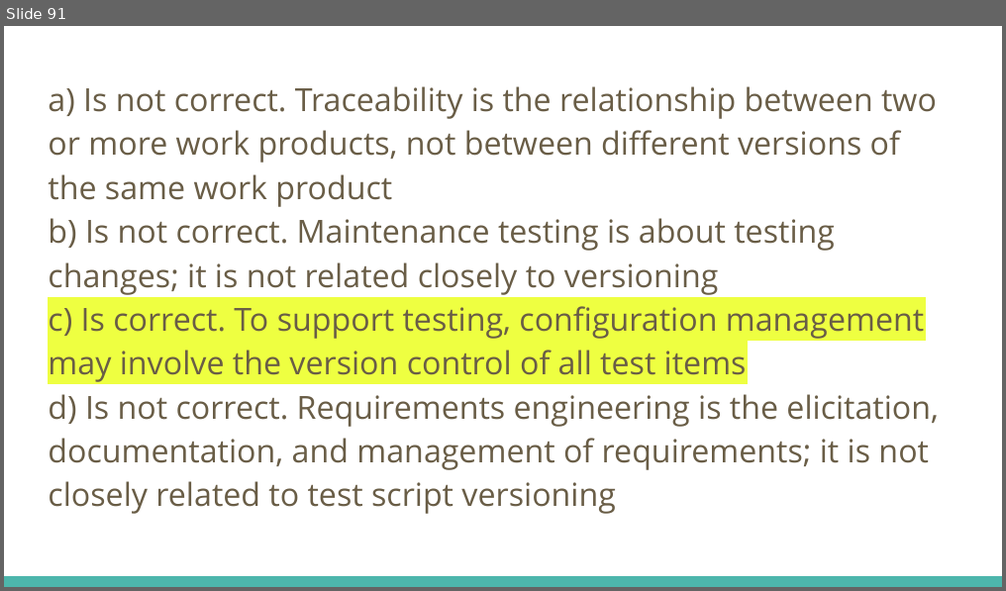
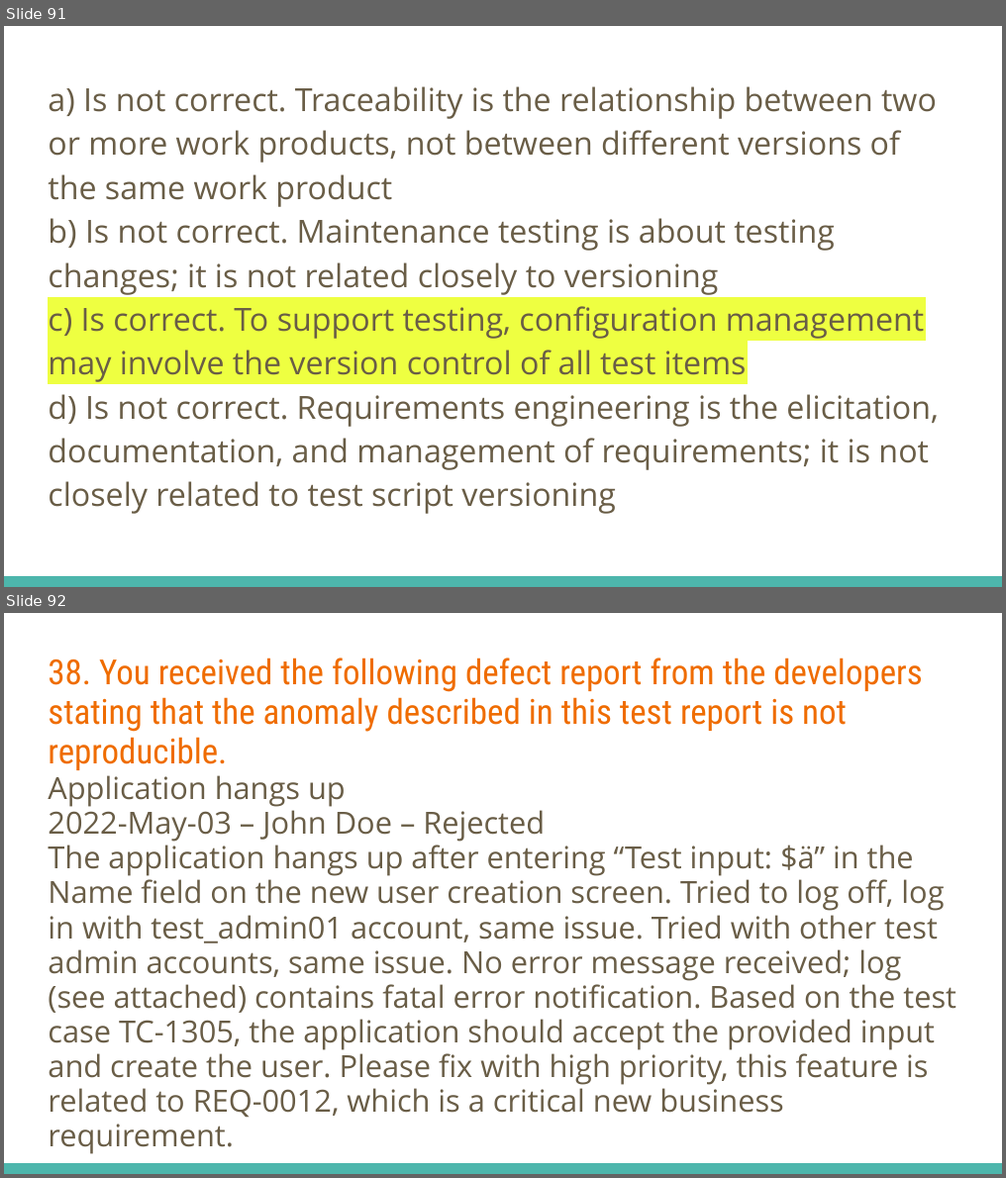
Before and after one commit to fawadmalik/istqb, a slide deck: ISTQB Foundation Level Preparation.pptx. Shown one above the other, each under a label of ours: slide 91 before the commit, slides 91 and 92 after it. The pictures are 1006x591 and 1006x1178 pixels, drawn with LibreOffice and Linux fonts; fonts in the diff are those of the drawing. Boxes give left, top, right and bottom in pixels: in the first picture for what was removed or moved away, otherwise in the second. Text is boxed around its words. In the diff, an @@ line names an element or a change of style, - is before the commit and + after.

```diff
--- a/ISTQB Foundation Level Preparation.pptx
+++ b/ISTQB Foundation Level Preparation.pptx
@@ slide 92 added at (4, 613, 1002, 1174), background #FFFFFF; not listed: 1 template element that a slide beside it also shows @@
@@ text added at (48, 658, 956, 1155), 22 pt, text #695D46 @@
+38. You received the following defect report from the developers stating that the anomaly described in this test report is not reproducible.
+Application hangs up
+2022-May-03 – John Doe – Rejected
+The application hangs up after entering “Test input: $ä” in the Name field on the new user creation screen. Tried to log off, log in with test_admin01 account, same issue. Tried with other test admin accounts, same issue. No error message received; log (see attached) contains fatal error notification. Based on the test case TC-1305, the application should accept the provided input and create the user. Please fix with high priority, this feature is related to REQ-0012, which is a critical new business requirement.
```
Also in this commit, not shown: 1 other slide added.
